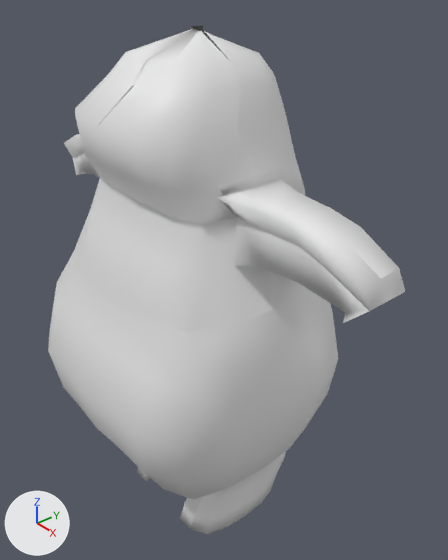
An edit to the Blender file Session7/panda12.blend, drawn before and after from the same camera.
Before and after are seen from a camera (50 mm lens) standing at (8.51, -6.56, 6.19) and looking at (0.27, 0.28, 0.14). The axes (+X, +Y, +Z) are drawn at lower left. The lights are the same throughout.
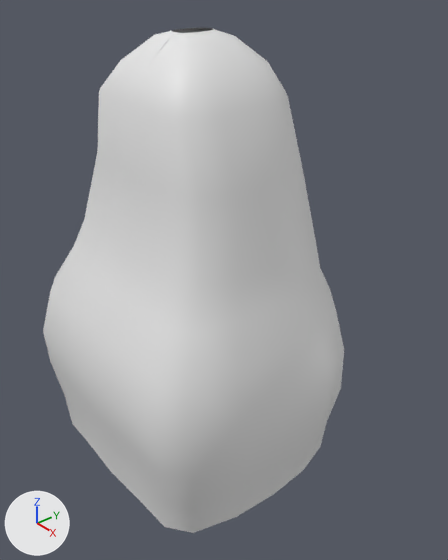
Location of each change, [x1, y1, x2, y2] in pixels of the pictures (448 x 560 px):
'Plane', reshaped (16% narrower)
    before: [48, 25, 405, 534]
    after: [43, 27, 344, 533]

The change, as a diff of the scene's bpy script:
```diff
--- a/Session7/panda12.blend.py
+++ b/Session7/panda12.blend.py
@@ me_plane @@
 # used by ob_plane; location = (0.0, 0.0, 0.0); rotation_euler = (1.571, 0.0, 0.0), in degrees (90, 0, 0)
-me_plane.from_pydata(...)  # 311 vertices, 231 faces, 1 loose edge; spans x 0.0..4.25, y -5.13..4.83, z -2.27..2.85
+me_plane.from_pydata(...)  # 149 vertices, 114 faces, 10 loose edges; spans x 0.0..2.82, y -3.65..4.77, z -2.24..2.76
+# me_plane part 1: the loose piece of 307 vertices spanning x 0.0..4.25, y -5.13..4.83, z -2.27..2.85 is rebuilt with 138 vertices and now spans x 0.0..2.82, y -3.65..4.77, z -2.24..2.76
```
